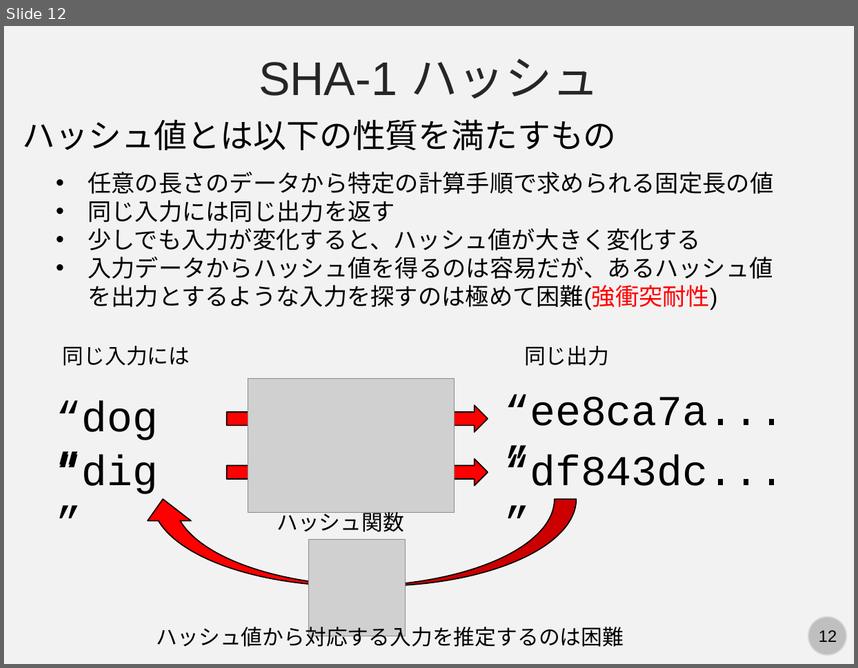
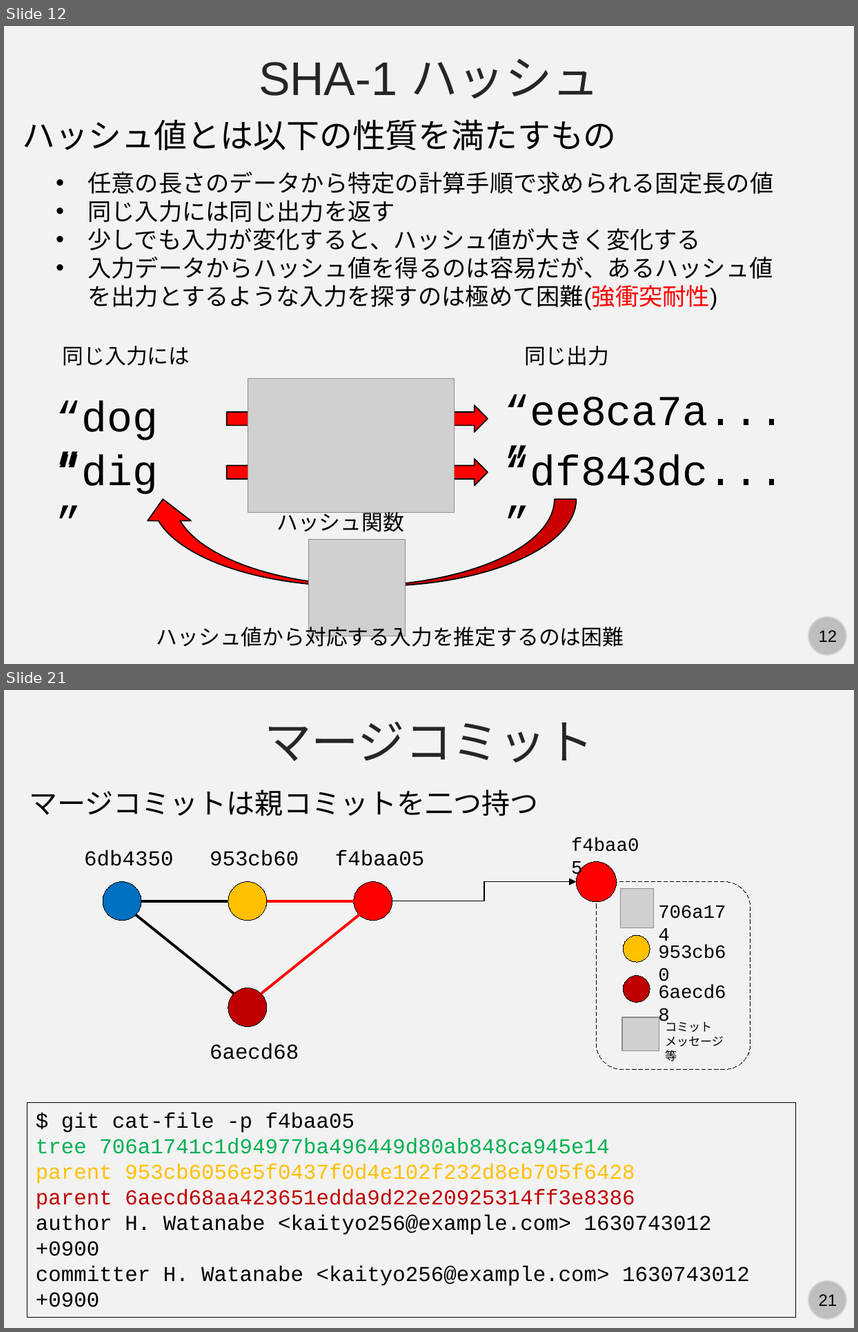
Before and after one commit to kaityo256/github, a slide deck: internals/fig/slide.pptx. Shown one above the other, each under a label of ours: slide 12 before the commit, slides 12 and 21 after it; the slides between them are not shown. The pictures are 858x668 and 858x1332 pixels, drawn with LibreOffice and Linux fonts; fonts in the diff are those of the drawing; grey boxes stand for pictures. Boxes give left, top, right and bottom in pixels: in the first picture for what was removed or moved away, otherwise in the second. Text is boxed around its words. In the diff, an @@ line names an element or a change of style, - is before the commit and + after.

```diff
--- a/internals/fig/slide.pptx
+++ b/internals/fig/slide.pptx
@@ slide 21 added at [4, 690, 854, 1328], background #F2F2F2; not listed: 2 template elements that a slide beside it also shows @@
@@ text added at [264, 722, 593, 762], 40 pt, text #262626 @@
+マージコミット
@@ text added at [29, 789, 538, 816], 24 pt, text #000000 @@
+マージコミットは親コミットを二つ持つ
@@ text added at [562, 828, 653, 859], 16 pt, text #000000 @@
+f4baa05
@@ text added at [84, 850, 173, 866], 18 pt, text #000000 @@
+6db4350
@@ text added at [210, 850, 299, 866], 18 pt, text #000000 @@
+953cb60
@@ text added at [335, 850, 424, 866], 18 pt, text #000000 @@
+f4baa05
@@ ellipse added at [576, 862, 616, 902], fill #FF0000, outline #000000 0.75 pt @@
@@ ellipse added at [103, 881, 141, 920], fill #0070C0, outline #000000 0.75 pt @@
@@ ellipse added at [228, 881, 267, 920], fill #FFC000, outline #000000 0.75 pt @@
@@ ellipse added at [353, 881, 392, 920], fill #FF0000, outline #000000 0.75 pt @@
@@ elbow arrow added from (392, 901) to (576, 881), #000000 0.75 pt @@
@@ rounded rectangle added at [597, 881, 751, 1068], outline #000000 0.75 pt dashed @@
@@ picture added at [620, 888, 653, 928] @@
@@ text added at [650, 895, 744, 926], 16 pt, text #000000 @@
+706a174
@@ line added from (136, 914) to (234, 994), #000000 2.25 pt @@
@@ line added from (142, 901) to (228, 901), #000000 2.25 pt @@
@@ line added from (359, 914) to (261, 994), #FF0000 2.25 pt @@
@@ line added from (353, 901) to (267, 901), #FF0000 2.25 pt @@
@@ ellipse added at [623, 935, 649, 961], fill #FFC000, outline #000000 0.75 pt @@
@@ text added at [650, 935, 740, 966], 16 pt, text #000000 @@
+953cb60
@@ ellipse added at [623, 976, 649, 1002], fill #C00000, outline #000000 0.75 pt @@
@@ text added at [650, 976, 740, 1007], 16 pt, text #000000 @@
+6aecd68
@@ ellipse added at [228, 987, 267, 1026], fill #C00000, outline #000000 0.75 pt @@
@@ picture added at [622, 1017, 660, 1050] @@
@@ text added at [665, 1019, 724, 1061], 10 pt, text #000000 @@
+コミット
+メッセージ等
@@ text added at [210, 1043, 299, 1059], 18 pt, text #000000 @@
+6aecd68
@@ rectangle added at [27, 1103, 796, 1317], outline #000000 0.75 pt, 18 pt, text #000000 @@
+$ git cat-file -p f4baa05
+tree 706a1741c1d94977ba496449d80ab848ca945e14
+parent 953cb6056e5f0437f0d4e102f232d8eb705f6428
+parent 6aecd68aa423651edda9d22e20925314ff3e8386
+author H. Watanabe <kaityo256@example.com> 1630743012 +0900
+committer H. Watanabe <kaityo256@example.com> 1630743012 +0900
+Merge branch 'branch'
```
Also in this commit, not shown: 1 slide changed, 23 other slides added, 4 other files.
